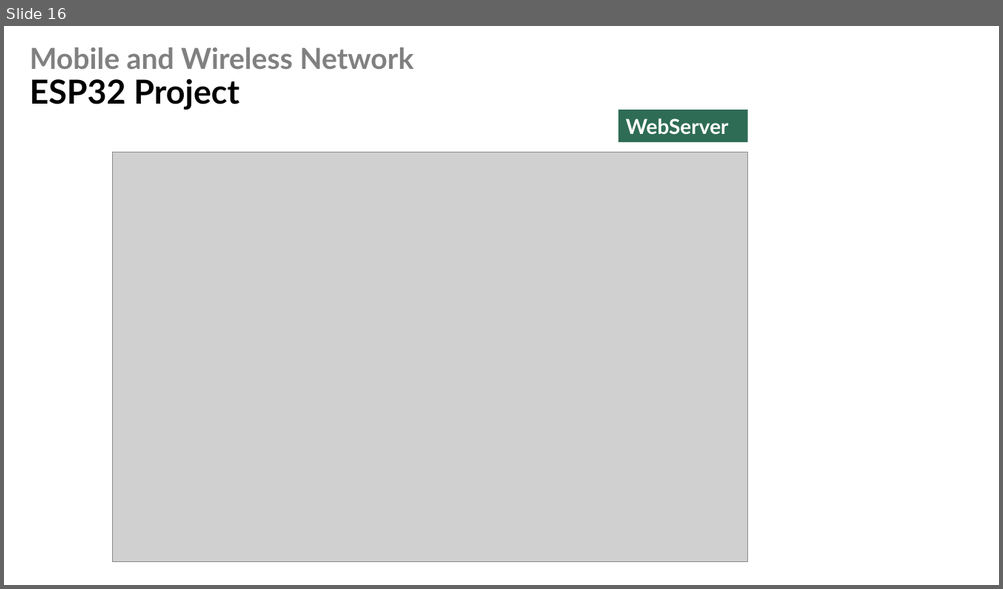
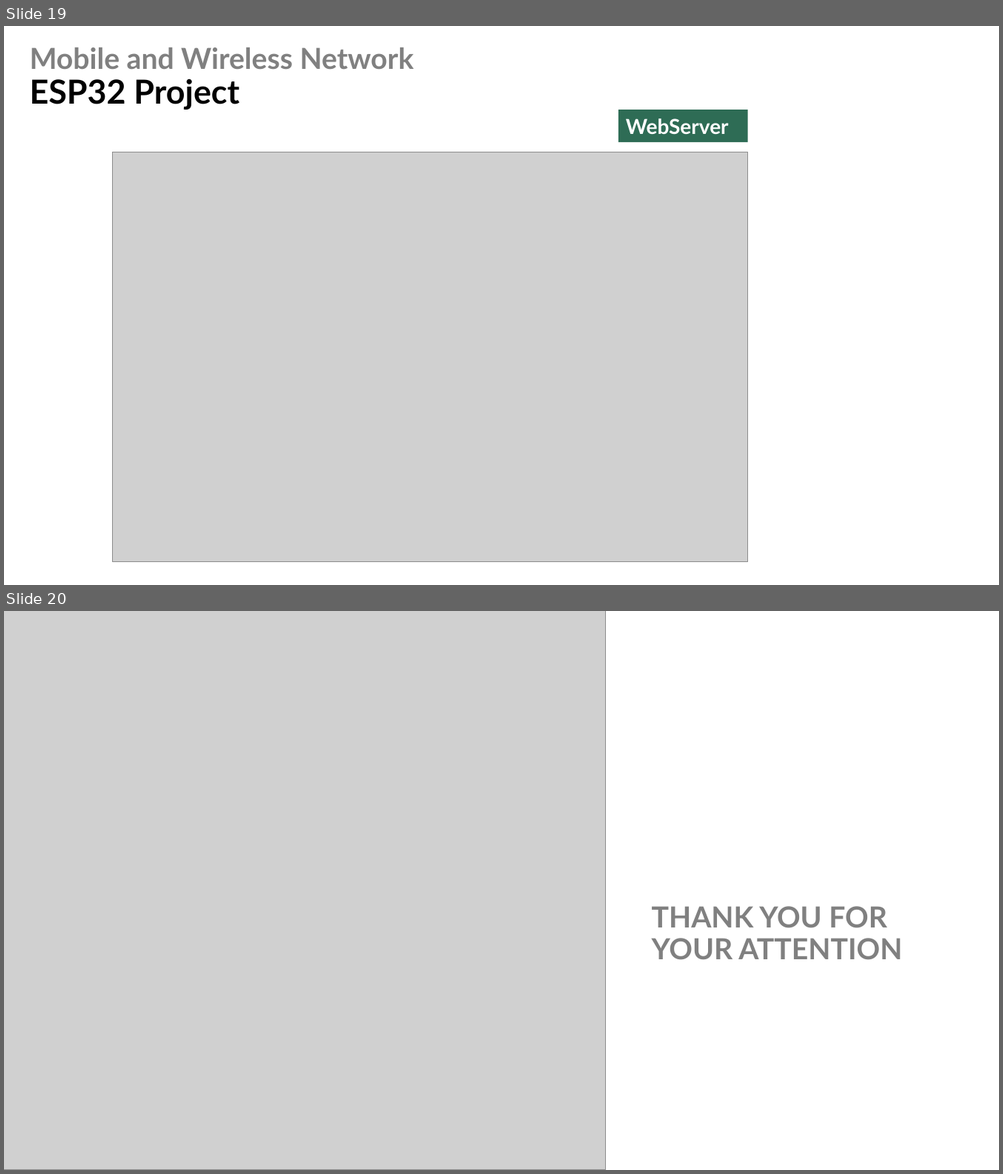
Before and after one commit to CedricS789/ELEC-H423---IoT-Project, a slide deck: Presentation/Presentation_Group12.pptx. Shown one above the other, each under a label of ours: slide 16 before the commit, slides 19 and 20 after it. The pictures are 1003x589 and 1003x1174 pixels, drawn with LibreOffice and Linux fonts; fonts in the diff are those of the drawing; grey boxes stand for pictures. Boxes give left, top, right and bottom in pixels: in the first picture for what was removed or moved away, otherwise in the second. Text is boxed around its words. In the diff, an @@ line names an element or a change of style, - is before the commit and + after.

```diff
--- a/Presentation/Presentation_Group12.pptx
+++ b/Presentation/Presentation_Group12.pptx
@@ slide 20 added at (x1=4, y1=611, x2=999, y2=1170), background #FFFFFF @@
@@ picture added at (x1=4, y1=611, x2=606, y2=1170) @@
@@ title added at (x1=652, y1=906, x2=902, y2=960), 28 pt, text #808080, bold @@
+THANK YOU FOR YOUR ATTENTION
@@ what was slide 16 is now slide 19 @@
```
Also in this commit, not shown: 3 slides changed, 4 other slides added, 1 slide removed.
